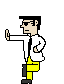
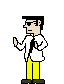
Layers edited between the first and the second 64×84 image:
added layer "invite2" above "invite1" over [13, 16, 48, 84]
hid "rw M copy" over [5, 16, 46, 84]
